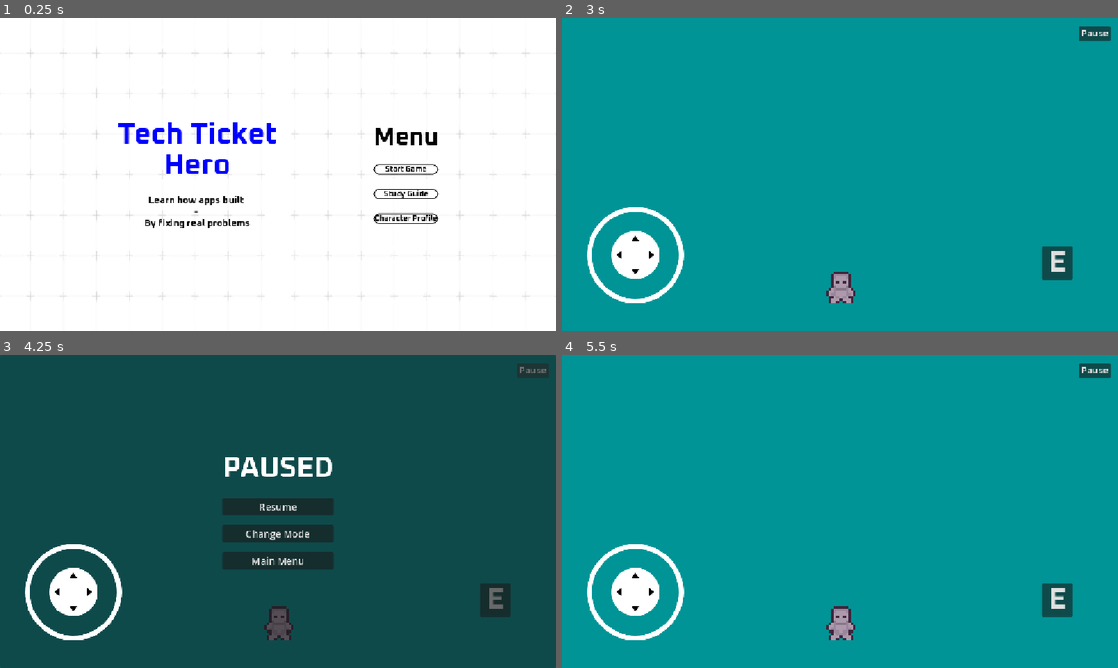
Above: before the commit, frames 1-4 (two rows, left to right).
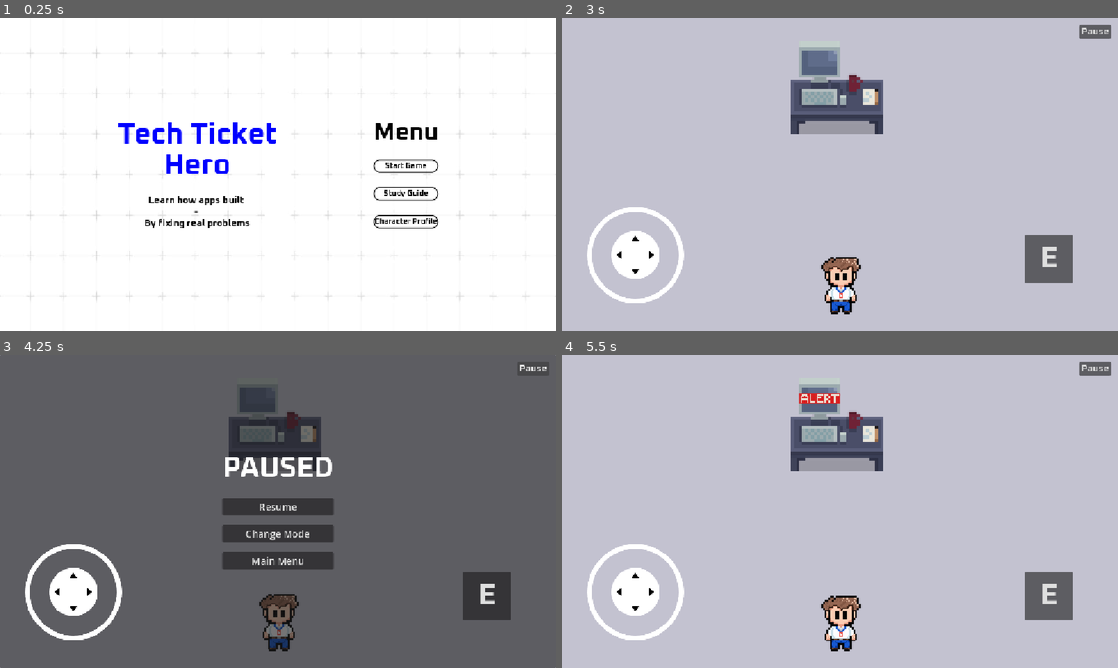
Above: after the commit, the same moments.

Repository: DezJukes/tech-ticket-hero
Game: Godot game, scene res://Scenes/main_menu.tscn
The game is run twice, just before and just after one commit, with the same random seed, the same clock (stepped at 60 frames per second) and the same inputs.
Inputs:
- Up to frame 1 (0.25 s): no input
- Up to frame 2 (3 s): click "Start Game" at 0.5 s; click "Back" at 1.25 s; click "Start Game" at 2 s; click "Story Mode" at 2.75 s
- Up to frame 3 (4.25 s): click "Pause" at 3.5 s
- Up to frame 4 (5.5 s): click "Change Mode" at 4.25 s; click "Story Mode" at 5 s

The runs differ from the first frame. In frame 1, 1.3% of the frame differs, in the area x 67-79%, y 33-68%; in frame 2, 98%, in the area x 0-100%, y 0-100%; in frame 3, 97%; in frame 4, 98%.

Commit message:
changed character sprite, added computer object

Diff:
--- a/Scenes/choose_mode.tscn
+++ b/Scenes/choose_mode.tscn
@@ -58,6 +58,7 @@
 
 [node name="StoryMode" type="Button" parent="CenterContainer/HBoxContainer/VBoxContainer2" unique_id=648962166]
 layout_mode = 2
+size_flags_vertical = 3
 theme_override_colors/font_color = Color(0, 0, 0, 1)
 theme_override_fonts/font = ExtResource("1_4g32j")
 theme_override_font_sizes/font_size = 20
@@ -66,6 +67,7 @@
 
 [node name="QuickChallenge" type="Button" parent="CenterContainer/HBoxContainer/VBoxContainer2" unique_id=1024891443]
 layout_mode = 2
+size_flags_vertical = 3
 theme_override_colors/font_color = Color(0, 0, 0, 1)
 theme_override_fonts/font = ExtResource("1_4g32j")
 theme_override_font_sizes/font_size = 20
@@ -74,6 +76,7 @@
 
 [node name="ClientMode" type="Button" parent="CenterContainer/HBoxContainer/VBoxContainer2" unique_id=1439172419]
 layout_mode = 2
+size_flags_vertical = 3
 theme_override_colors/font_color = Color(0, 0, 0, 1)
 theme_override_fonts/font = ExtResource("1_4g32j")
 theme_override_font_sizes/font_size = 20
@@ -82,6 +85,7 @@
 
 [node name="Back" type="Button" parent="CenterContainer/HBoxContainer/VBoxContainer2" unique_id=1119637095]
 layout_mode = 2
+size_flags_vertical = 3
 theme_override_colors/font_color = Color(0, 0, 0, 1)
 theme_override_fonts/font = ExtResource("1_4g32j")
 theme_override_font_sizes/font_size = 20
--- /dev/null
+++ b/Scenes/computer.tscn
@@ -0,0 +1,63 @@
+[gd_scene format=3 uid="uid://bqk4wwgbista1"]
+
+[ext_resource type="Texture2D" uid="uid://vgtamm6legq3" path="res://Assets/Misc/Computer_Alert.png" id="2_7h0tq"]
+
+[sub_resource type="AtlasTexture" id="AtlasTexture_4xga7"]
+atlas = ExtResource("2_7h0tq")
+region = Rect2(0, 0, 64, 64)
+
+[sub_resource type="AtlasTexture" id="AtlasTexture_j2xe6"]
+atlas = ExtResource("2_7h0tq")
+region = Rect2(69, 0, 64, 64)
+
+[sub_resource type="AtlasTexture" id="AtlasTexture_m1ujp"]
+atlas = ExtResource("2_7h0tq")
+region = Rect2(138, 0, 64, 64)
+
+[sub_resource type="AtlasTexture" id="AtlasTexture_7h0tq"]
+atlas = ExtResource("2_7h0tq")
+region = Rect2(207, 0, 64, 64)
+
+[sub_resource type="SpriteFrames" id="SpriteFrames_3cxpa"]
+animations = [{
+"frames": [{
+"duration": 1.0,
+"texture": SubResource("AtlasTexture_4xga7")
+}, {
+"duration": 1.0,
+"texture": SubResource("AtlasTexture_j2xe6")
+}, {
+"duration": 1.0,
+"texture": SubResource("AtlasTexture_m1ujp")
+}, {
+"duration": 1.0,
+"texture": SubResource("AtlasTexture_7h0tq")
+}],
+"loop": true,
+"name": &"default",
+"speed": 5.0
+}]
+
+[sub_resource type="CircleShape2D" id="CircleShape2D_4xga7"]
+radius = 47.5
+
+[sub_resource type="RectangleShape2D" id="RectangleShape2D_j2xe6"]
+size = Vector2(64, 66)
+
+[node name="Computer" type="Node2D" unique_id=1632295490]
+
+[node name="AnimatedSprite2D" type="AnimatedSprite2D" parent="." unique_id=1101468900]
+sprite_frames = SubResource("SpriteFrames_3cxpa")
+autoplay = "default"
+
+[node name="ComputerInteractionZone" type="Area2D" parent="." unique_id=2028423542]
+
+[node name="CollisionShape2D" type="CollisionShape2D" parent="ComputerInteractionZone" unique_id=848140458]
+position = Vector2(-0.5, -1)
+shape = SubResource("CircleShape2D_4xga7")
+
+[node name="ComputerBody" type="StaticBody2D" parent="." unique_id=321669352]
+
+[node name="CollisionShape2D" type="CollisionShape2D" parent="ComputerBody" unique_id=1779337384]
+position = Vector2(0, -1)
+shape = SubResource("RectangleShape2D_j2xe6")
--- a/Scenes/game_scene.tscn
+++ b/Scenes/game_scene.tscn
@@ -5,35 +5,53 @@
 [ext_resource type="PackedScene" uid="uid://dj6bi3rs4lct7" path="res://Scenes/touch_controls.tscn" id="2_b6fju"]
 [ext_resource type="Script" uid="uid://ev83luu2pw8p" path="res://Scenes/pause.gd" id="3_fiftr"]
 [ext_resource type="FontFile" uid="uid://c5rykut8ifhd8" path="res://Assets/Font/Oxanium-Bold.ttf" id="4_1ixah"]
+[ext_resource type="PackedScene" uid="uid://bqk4wwgbista1" path="res://Scenes/computer.tscn" id="4_rgj8m"]
 
 [node name="game_scene" type="Node2D" unique_id=1648794748]
 script = ExtResource("1_1ixah")
 
+[node name="CanvasLayer" type="CanvasLayer" parent="." unique_id=1903386374]
+
+[node name="Interact" type="Button" parent="CanvasLayer" unique_id=1894442605]
+anchors_preset = 3
+anchor_left = 1.0
+anchor_top = 1.0
+anchor_right = 1.0
+anchor_bottom = 1.0
+offset_left = -193.0
+offset_top = -199.0
+offset_right = -93.0
+offset_bottom = -99.0
+grow_horizontal = 0
+grow_vertical = 0
+theme_override_fonts/font = ExtResource("4_1ixah")
+theme_override_font_sizes/font_size = 60
+text = "E"
+
+[node name="PauseButton" type="Button" parent="CanvasLayer" unique_id=65804150]
+anchors_preset = 1
+anchor_left = 1.0
+anchor_right = 1.0
+offset_left = -80.0
+offset_top = 14.0
+offset_right = -14.0
+offset_bottom = 43.0
+grow_horizontal = 0
+theme_override_fonts/font = ExtResource("4_1ixah")
+theme_override_font_sizes/font_size = 20
+text = "Pause"
+
 [node name="player" parent="." unique_id=482249979 instance=ExtResource("1_x87qo")]
 position = Vector2(578, 555)
-scale = Vector2(5, 5)
+scale = Vector2(2, 2)
 motion_mode = 1
 
 [node name="Camera2D" type="Camera2D" parent="." unique_id=108253755]
 anchor_mode = 0
 
-[node name="Button" type="Button" parent="." unique_id=65804150]
-offset_left = 1071.0
-offset_top = 17.0
-offset_right = 1137.0
-offset_bottom = 48.0
-theme_override_fonts/font = ExtResource("4_1ixah")
-theme_override_font_sizes/font_size = 20
-text = "Pause"
-
-[node name="Interact" type="Button" parent="." unique_id=1894442605]
-offset_left = 994.0
-offset_top = 473.0
-offset_right = 1058.0
-offset_bottom = 542.0
-theme_override_fonts/font = ExtResource("4_1ixah")
-theme_override_font_sizes/font_size = 60
-text = "E"
+[node name="Computer" parent="." unique_id=29188790 instance=ExtResource("4_rgj8m")]
+position = Vector2(570, 144)
+scale = Vector2(3, 3)
 
 [node name="Control" type="Control" parent="." unique_id=1153118733]
 layout_mode = 3
@@ -100,7 +118,8 @@
 theme_override_font_sizes/font_size = 20
 text = "Main Menu"
 
-[connection signal="pressed" from="Button" to="." method="_on_button_pressed"]
+[connection signal="pressed" from="CanvasLayer/Interact" to="." method="_on_interact_pressed"]
+[connection signal="pressed" from="CanvasLayer/PauseButton" to="." method="_on_button_pressed"]
 [connection signal="pressed" from="Pause/PausePanel/VBoxContainer/VBoxContainer/Resume" to="Pause" method="_on_resume_pressed"]
 [connection signal="pressed" from="Pause/PausePanel/VBoxContainer/VBoxContainer/ChangeMode" to="Pause" method="_on_change_mode_pressed"]
 [connection signal="pressed" from="Pause/PausePanel/VBoxContainer/VBoxContainer/MainMenu" to="Pause" method="_on_main_menu_pressed"]
--- a/Scenes/main_menu.tscn
+++ b/Scenes/main_menu.tscn
@@ -79,6 +79,7 @@
 
 [node name="StartGame" type="Button" parent="CenterContainer/HBoxContainer/VBoxContainer2" unique_id=279018716]
 layout_mode = 2
+size_flags_vertical = 3
 theme_override_colors/font_color = Color(0, 0, 0, 1)
 theme_override_fonts/font = ExtResource("1_28flt")
 theme_override_styles/normal = SubResource("StyleBoxFlat_28flt")
@@ -86,6 +87,7 @@
 
 [node name="StudyGuide" type="Button" parent="CenterContainer/HBoxContainer/VBoxContainer2" unique_id=933931720]
 layout_mode = 2
+size_flags_vertical = 3
 theme_override_colors/font_color = Color(0, 0, 0, 1)
 theme_override_fonts/font = ExtResource("1_28flt")
 theme_override_styles/normal = SubResource("StyleBoxFlat_28flt")
@@ -93,6 +95,7 @@
 
 [node name="Character Profile" type="Button" parent="CenterContainer/HBoxContainer/VBoxContainer2" unique_id=810294566]
 layout_mode = 2
+size_flags_vertical = 3
 theme_override_colors/font_color = Color(0, 0, 0, 1)
 theme_override_fonts/font = ExtResource("1_28flt")
 theme_override_styles/normal = SubResource("StyleBoxFlat_28flt")
--- a/Scenes/player.tscn
+++ b/Scenes/player.tscn
@@ -1,40 +1,55 @@
 [gd_scene format=3 uid="uid://cybk28env1uh8"]
 
 [ext_resource type="Script" uid="uid://cjfgnvsxgd0fr" path="res://Scenes/player_movement.gd" id="1_cvnsp"]
-[ext_resource type="Texture2D" uid="uid://b56jlw8mry0va" path="res://Assets/prototype_character.png" id="1_v0iea"]
-
-[sub_resource type="AtlasTexture" id="AtlasTexture_cvnsp"]
-atlas = ExtResource("1_v0iea")
-region = Rect2(0, 0, 32, 32)
+[ext_resource type="Texture2D" uid="uid://by67dj1mi3agw" path="res://Assets/Character/Main/IDLE_TICKETHERO.png" id="2_6t5aa"]
+[ext_resource type="Texture2D" uid="uid://cy6tbhb0q87sa" path="res://Assets/Character/Main/WALK_TICKETHERO.png" id="3_6t5aa"]
 
 [sub_resource type="AtlasTexture" id="AtlasTexture_6t5aa"]
-atlas = ExtResource("1_v0iea")
-region = Rect2(32, 0, 32, 32)
+atlas = ExtResource("2_6t5aa")
+region = Rect2(0, 0, 64, 64)
+
+[sub_resource type="AtlasTexture" id="AtlasTexture_8erm5"]
+atlas = ExtResource("2_6t5aa")
+region = Rect2(69, 0, 64, 64)
+
+[sub_resource type="AtlasTexture" id="AtlasTexture_f1ek2"]
+atlas = ExtResource("2_6t5aa")
+region = Rect2(138, 0, 64, 64)
+
+[sub_resource type="AtlasTexture" id="AtlasTexture_tx1dd"]
+atlas = ExtResource("2_6t5aa")
+region = Rect2(207, 0, 64, 64)
 
 [sub_resource type="AtlasTexture" id="AtlasTexture_vgqql"]
-atlas = ExtResource("1_v0iea")
-region = Rect2(0, 128, 32, 32)
+atlas = ExtResource("3_6t5aa")
+region = Rect2(0, 0, 64, 64)
 
 [sub_resource type="AtlasTexture" id="AtlasTexture_fkybt"]
-atlas = ExtResource("1_v0iea")
-region = Rect2(32, 128, 32, 32)
+atlas = ExtResource("3_6t5aa")
+region = Rect2(69, 0, 64, 64)
 
 [sub_resource type="AtlasTexture" id="AtlasTexture_x3wgy"]
-atlas = ExtResource("1_v0iea")
-region = Rect2(64, 128, 32, 32)
+atlas = ExtResource("3_6t5aa")
+region = Rect2(138, 0, 64, 64)
 
 [sub_resource type="AtlasTexture" id="AtlasTexture_3smsa"]
-atlas = ExtResource("1_v0iea")
-region = Rect2(96, 128, 32, 32)
+atlas = ExtResource("3_6t5aa")
+region = Rect2(207, 0, 64, 64)
 
 [sub_resource type="SpriteFrames" id="SpriteFrames_8erm5"]
 animations = [{
 "frames": [{
 "duration": 1.0,
-"texture": SubResource("AtlasTexture_cvnsp")
+"texture": SubResource("AtlasTexture_6t5aa")
 }, {
 "duration": 1.0,
-"texture": SubResource("AtlasTexture_6t5aa")
+"texture": SubResource("AtlasTexture_8erm5")
+}, {
+"duration": 1.0,
+"texture": SubResource("AtlasTexture_f1ek2")
+}, {
+"duration": 1.0,
+"texture": SubResource("AtlasTexture_tx1dd")
 }],
 "loop": true,
 "name": &"idle",
@@ -59,8 +74,8 @@
 }]
 
 [sub_resource type="CapsuleShape2D" id="CapsuleShape2D_f1ek2"]
-radius = 6.0
-height = 14.0
+radius = 23.0
+height = 60.0
 
 [node name="player" type="CharacterBody2D" unique_id=482249979]
 script = ExtResource("1_cvnsp")
@@ -68,9 +83,8 @@
 [node name="sprite" type="AnimatedSprite2D" parent="." unique_id=707652145]
 unique_name_in_owner = true
 sprite_frames = SubResource("SpriteFrames_8erm5")
-animation = &"idle"
+animation = &"walking"
 autoplay = "idle"
-frame_progress = 0.6651007
 
 [node name="collision" type="CollisionShape2D" parent="." unique_id=1805376674]
 shape = SubResource("CapsuleShape2D_f1ek2")
--- a/project.godot
+++ b/project.godot
@@ -51,11 +51,11 @@
 "events": [Object(InputEventKey,"resource_local_to_scene":false,"resource_name":"","device":0,"window_id":0,"alt_presse …(194 unchanged characters)…
 ]
 }
-
-[input_devices]
-
-pointing/emulate_touch_from_mouse=true
-pointing/emulate_mouse_from_touch=false
+interact={
+"deadzone": 0.2,
+"events": [Object(InputEventKey,"resource_local_to_scene":false,"resource_name":"","device":-1,"window_id":0,"alt_pressed":false,"shift_pressed":false,"ctrl_pressed":false,"meta_pressed":false,"pressed":false,"keycode":0,"physical_keycode":69,"key_label":0,"unicode":101,"location":0,"echo":false,"script":null)
+]
+}
 
 [physics]
 
@@ -67,4 +67,4 @@
 rendering_device/driver.windows="d3d12"
 renderer/rendering_method="mobile"
 textures/vram_compression/import_etc2_astc=true
-environment/defaults/default_clear_color=Color(4.1392445e-06, 0.5783813, 0.58698547, 0)
+environment/defaults/default_clear_color=Color(0.76501775, 0.759734, 0.8165384, 0)
Binary file added: Assets/Character/Main/IDLE_BACK_TICKETHERO.png
Not shown, added: Assets/Character/Main/IDLE_BACK_TICKETHERO.png.import
Binary file added: Assets/Character/Main/IDLE_LEFTS_TICKETHERO.png
Not shown, added: Assets/Character/Main/IDLE_LEFTS_TICKETHERO.png.import
Binary file added: Assets/Character/Main/IDLE_RIGHTS_TICKETHERO.png
Not shown, added: Assets/Character/Main/IDLE_RIGHTS_TICKETHERO.png.import
Binary file added: Assets/Character/Main/IDLE_TICKETHERO.png
Not shown, added: Assets/Character/Main/IDLE_TICKETHERO.png.import
Binary file added: Assets/Character/Main/WALK_TICKETHERO.png
Not shown, added: Assets/Character/Main/WALK_TICKETHERO.png.import
Binary file added: Assets/Character/Mentor/IDLE_MENTOR_TICKETHERO.png
Not shown, added: Assets/Character/Mentor/IDLE_MENTOR_TICKETHERO.png.import
(and 5 more such lines)
